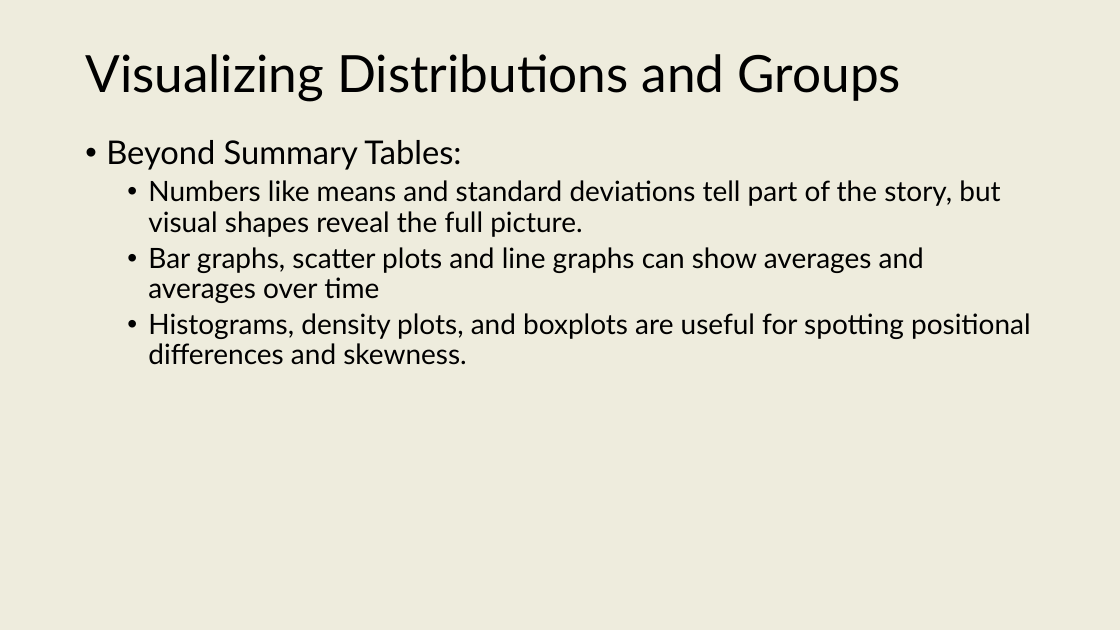
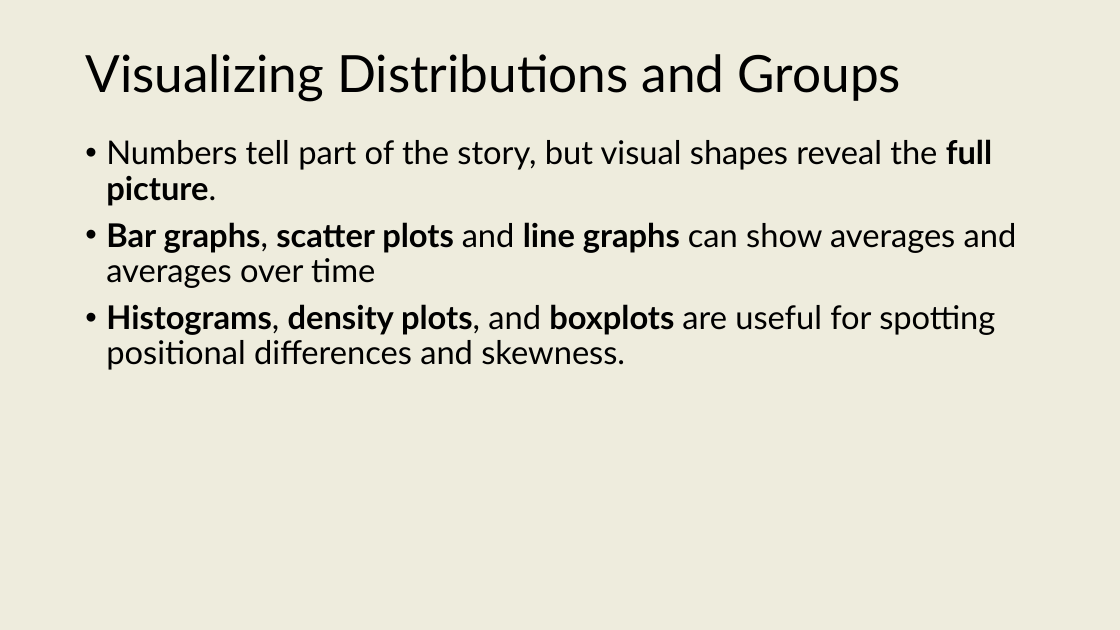
Before and after one commit to onishisaryu/HES-3000-Sports-Data-Analytics, a slide deck: slide 28 of pptx/Lecture8.pptx (slide 26 before the commit). Drawn at 1120x630 pixels with LibreOffice and Linux fonts; fonts in the diff are those of the drawing. Boxes give left, top, right and bottom in pixels: in the first picture for what was removed or moved away, otherwise in the second. Text is boxed around its words. In the diff, an @@ line names an element or a change of style, - is before the commit and + after.

```diff
--- a/pptx/Lecture8.pptx
+++ b/pptx/Lecture8.pptx
@@ text at <box>106,139,992,206</box>: text changed; size 24 to 28 pt @@
-• Beyond Summary Tables:
-  • Numbers like means and standard deviations tell part of the story, but visual shapes reveal the full picture.
+• Numbers tell part of the story, but visual shapes reveal the full picture.
@@ text at <box>106,222,1017,370</box>: size 24 to 28 pt in "Bar graphs, scatter plots and line graphs ...", "Histograms, density plots, and boxplots are useful ..."; bold on in "Bar graphs, scatter plots line graphs", "Histograms, density plots, boxplots"; list level 2 to 1 in "Bar graphs, scatter plots and ..."; list level 2 to 1 in "Histograms, density plots, and boxplots ..." @@
```
Also in this commit, not shown: 9 other slides changed, 4 slides added, 1 slide removed, 4 other files.
